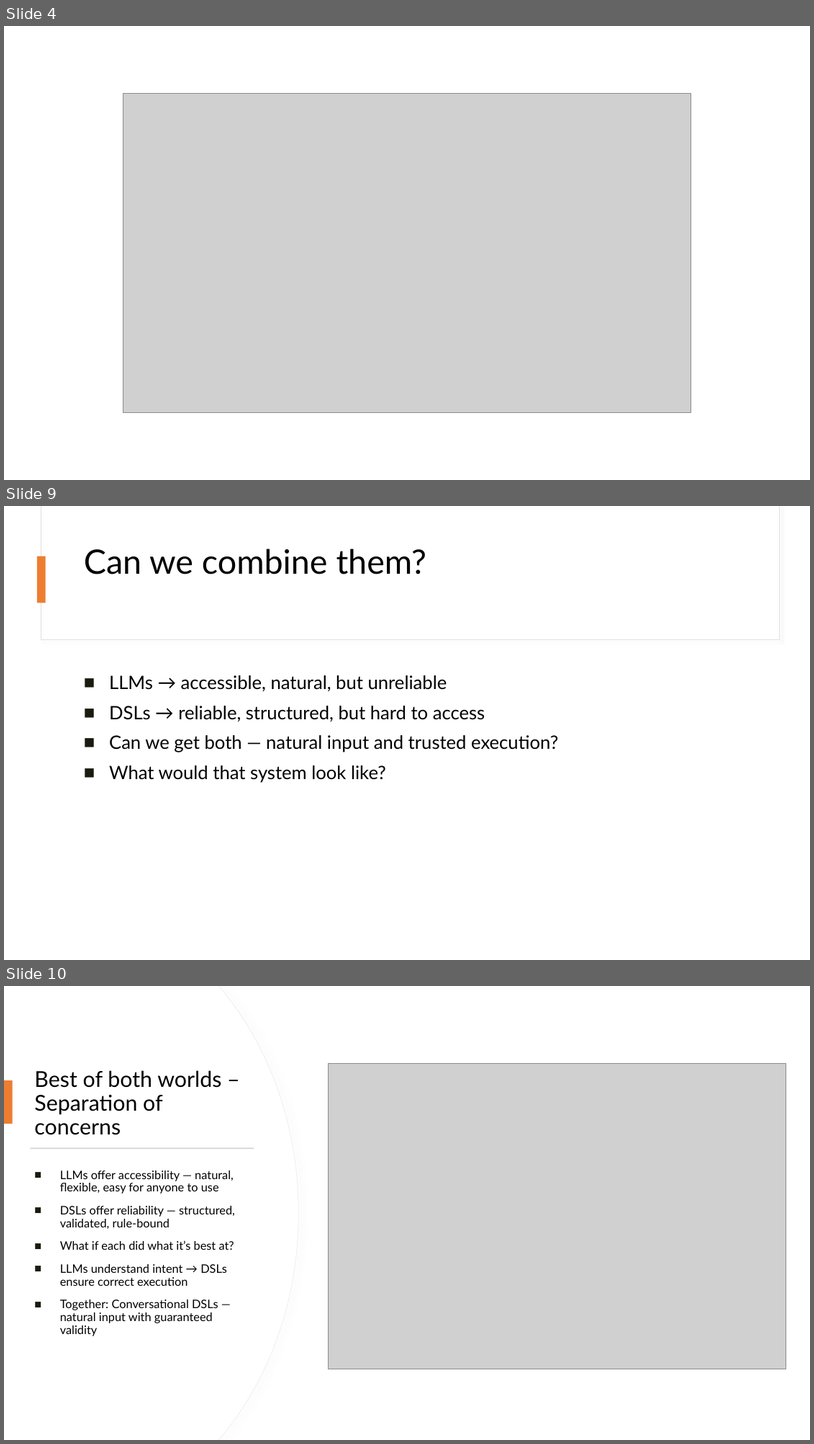
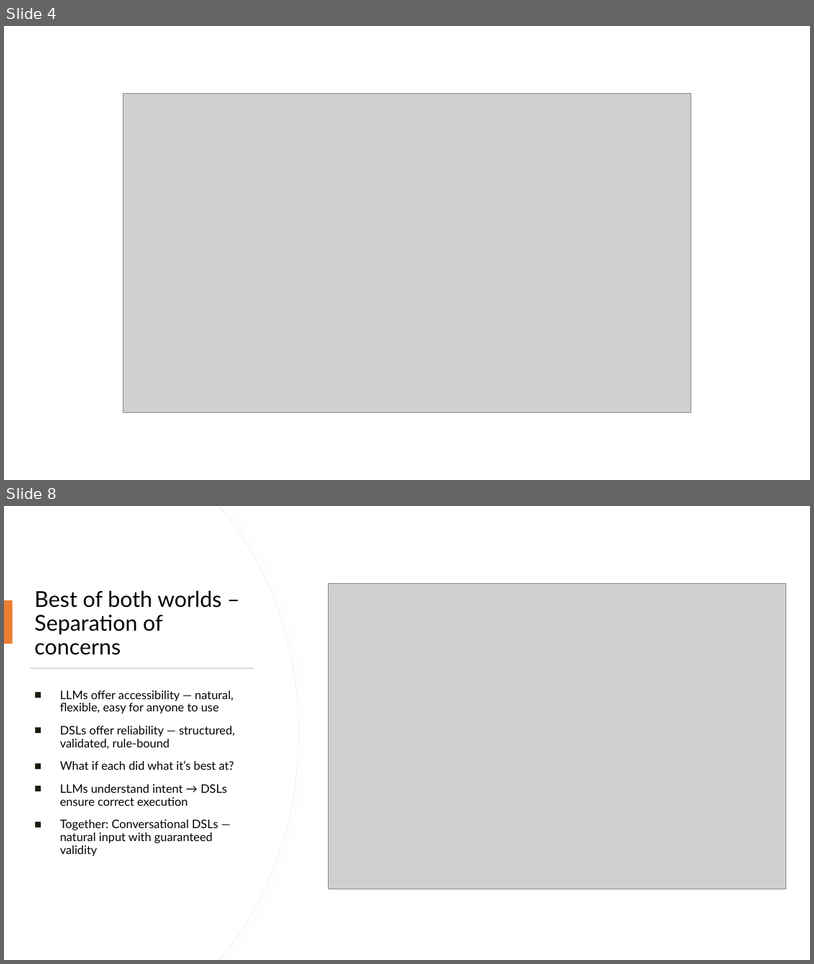
Before and after one commit to krinara86/llm_dsl_validator, a slide deck: misc/langdev2025/Making DSLs conversable.pptx. Shown one above the other, each under a label of ours: slides 4, 9 and 10 before the commit, slides 4 and 8 after it; the slides between them are not shown. The pictures are 814x1444 and 814x964 pixels, drawn with LibreOffice and Linux fonts; fonts in the diff are those of the drawing; grey boxes stand for pictures. Boxes give left, top, right and bottom in pixels: in the first picture for what was removed or moved away, otherwise in the second. Text is boxed around its words. In the diff, an @@ line names an element or a change of style, - is before the commit and + after.

```diff
--- a/misc/langdev2025/Making DSLs conversable.pptx
+++ b/misc/langdev2025/Making DSLs conversable.pptx
@@ slide 9 removed at <box>4,506,810,960</box>, background #FFFFFF @@
@@ rectangle removed at <box>41,506,779,640</box> @@
@@ rectangle removed at <box>41,506,779,639</box> @@
@@ title removed at <box>84,548,427,574</box> @@
-Can we combine them?
@@ rectangle removed at <box>37,556,46,602</box> @@
@@ text removed at <box>109,675,558,782</box> @@
-■ LLMs → accessible, natural, but unreliable
-■ DSLs → reliable, structured, but hard to access
-■ Can we get both — natural input and trusted execution?
-■ What would that system look like?
@@ what was slide 10 is now slide 8 @@
```
Also in this commit, not shown: 3 slides changed, 1 slide added, 2 other slides removed, 1 other file.
